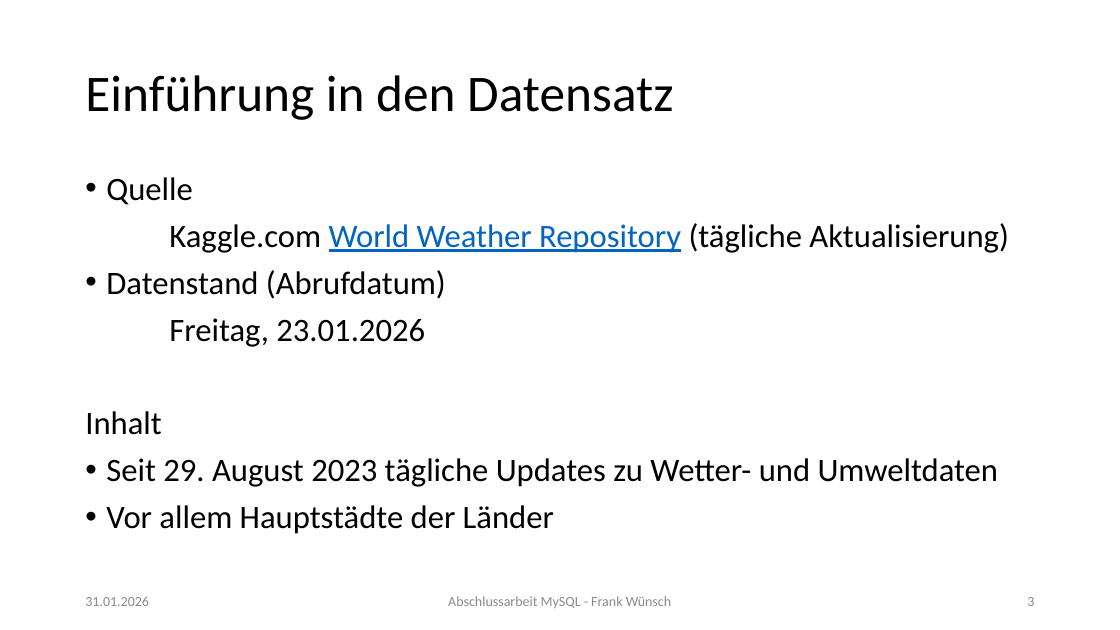
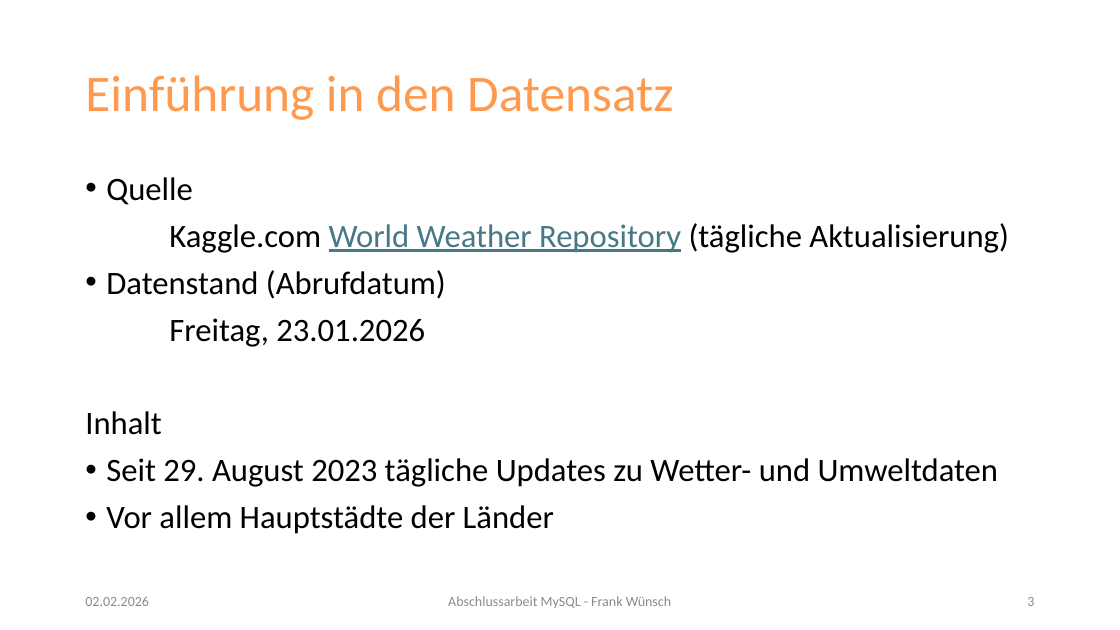
Before and after one commit to FrankWuensch/mysql_excam, a slide deck: slide 3 of Abschlusspräsentation_MySQL_Frank_Wünsch.pptx. Drawn at 1120x630 pixels with LibreOffice and Linux fonts; fonts in the diff are those of the drawing. Boxes give left, top, right and bottom in pixels: in the first picture for what was removed or moved away, otherwise in the second. Text is boxed around its words. In the diff, an @@ line names an element or a change of style, - is before the commit and + after.

```diff
--- a/Abschlusspräsentation_MySQL_Frank_Wünsch.pptx
+++ b/Abschlusspräsentation_MySQL_Frank_Wünsch.pptx
@@ title "Einführung in den Datensatz" at (85,75,673,120): text colour #000000 to #FF994E @@
@@ text at (169,223,1009,253): text colour #0563C1 to #467886 in "World Weather Repository" @@
@@ text at (85,596,149,606): text changed @@
-31.01.2026
+02.02.2026
```
Also in this commit, not shown: 7 other slides changed, 1 slide added, 1 other file.
